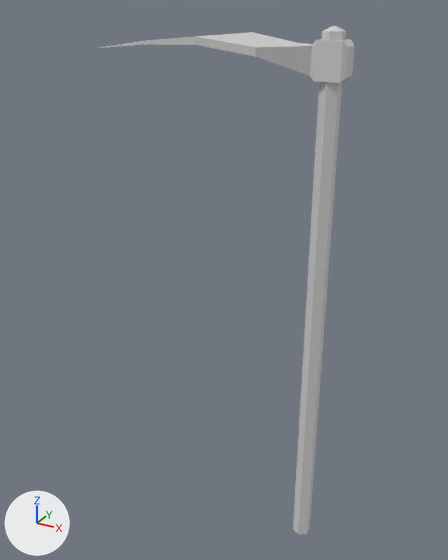
Before and after pictures for a commit that changed the OBJ model src/main/resources/assets/oversmith/models/item/hoe.obj.
The view is the same before and after, from a camera (50 mm lens) standing at (1.02, -2.88, 3.06) and looking at (-0.58, 0.02, 1.61). Every picture has the same lights, and +X, +Y and +Z are marked at lower left. Where no turn or scale is listed for an object, it has been applied to the vertices.

Script lines for the objects in view, before the commit:
```python
mat_head = principled_material('head')
mat_head.base_color = (0.64, 0.64, 0.64)  # light grey #d1d1d1
mat_head.roughness = 0.69
mat_shaft = principled_material('shaft')
mat_shaft.base_color = (0.64, 0.64, 0.64)  # light grey #d1d1d1
mat_shaft.roughness = 0.69
me_hoe = bpy.data.meshes.new('hoe')
me_hoe.from_pydata(...)  # 48 vertices, 51 faces; spans x -1.12..0.09, y -0.32..0.32, z 0.0..2.99
# faces by material slot: [18, 33]
me_hoe.materials.append(mat_shaft)  # light grey #d1d1d1
me_hoe.materials.append(mat_head)  # light grey #d1d1d1
ob_hoe = bpy.data.objects.new('hoe', me_hoe)
ob_hoe.location = (0.0, 0.0, 0.0)
```
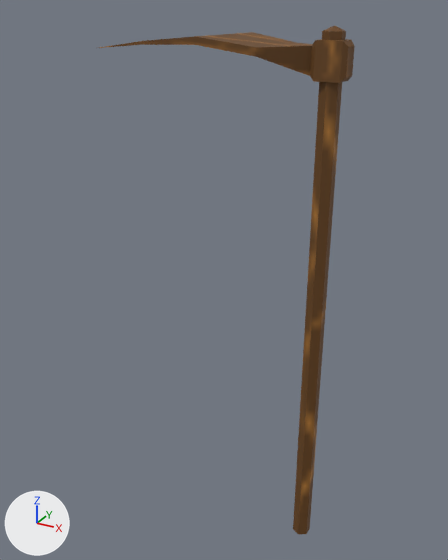
The newer file is also rescaled (x0.666), turned or shifted as a whole; pictures and numbers use the older file's frame.

Location of each change, [x1, y1, x2, y2] in pixels of the pictures (448 x 560 px):
```json
{"object": "hoe", "change": "surface changed", "before": [99, 25, 355, 534], "after": [99, 25, 355, 534], "on screen": "grey to brown"}
```

Edits to the scene script, one JSON object a line:
```json
{"op": "add", "block": "img_wood", "code": ["img_wood = load_image('wood', '../../textures/items/wood.png', 64, 64, 'sRGB')"]}
{"op": "remove", "block": "mat_shaft", "code": "mat_shaft.base_color = (0.64, 0.64, 0.64)  # light grey #d1d1d1"}
{"op": "add", "block": "mat_shaft", "code": "mat_shaft.texture = img_wood"}
{"op": "remove", "block": "mat_head", "code": "mat_head.base_color = (0.64, 0.64, 0.64)  # light grey #d1d1d1"}
{"op": "add", "block": "mat_head", "code": "mat_head.texture = img_wood"}
```
